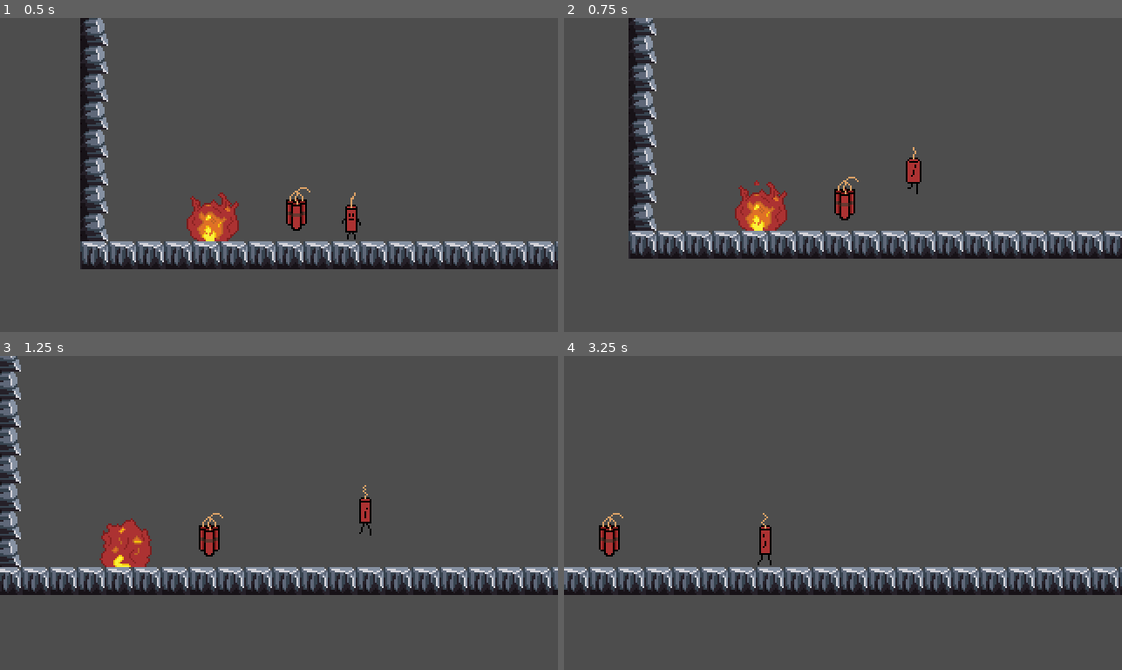
Above: before the commit, frames 1-4 (two rows, left to right).
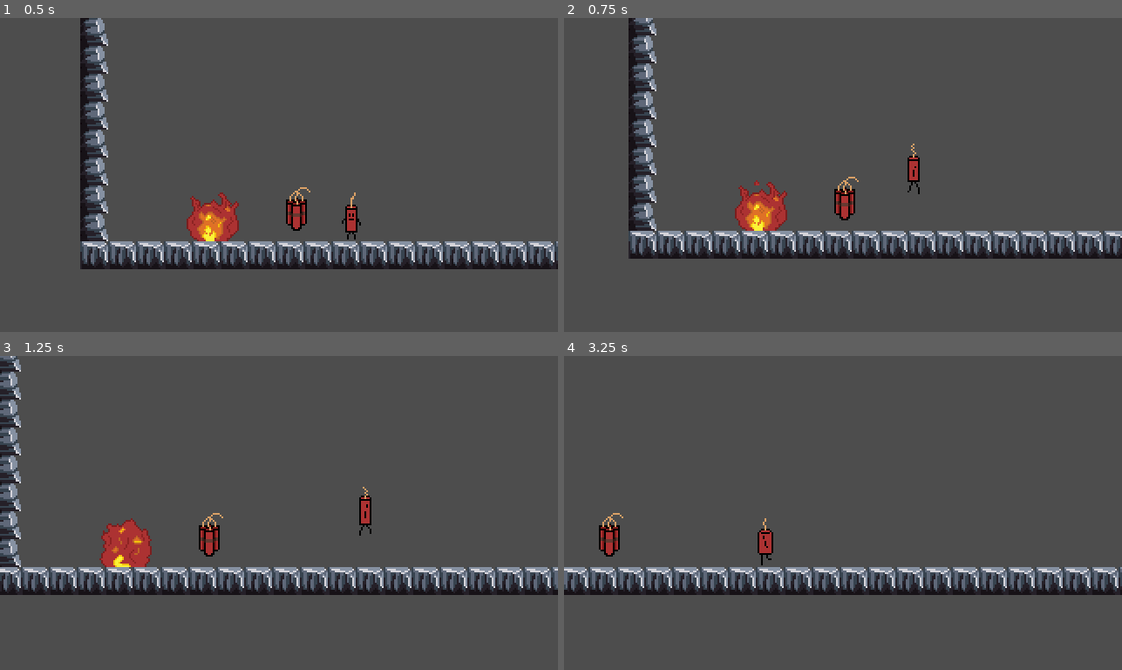
Above: after the commit, the same moments.

Repository: zoepfister/CWTD
Game: Godot game, scene res://scenes/Game.tscn
Same seed, same stepped clock (60 frames per second), same inputs: the game is played once before the commit and once after it. The project has no main scene, so this scene is started directly.
Inputs:
- Up to frame 1 (0.5 s): no input
- Up to frame 2 (0.75 s): hold D (move_right) from 0.53 s (still down); tap Space (jump) at 0.6 s
- Up to frame 3 (1.25 s): keep holding D (move_right); tap Space (jump) at 0.77, 1.07 s
- Up to frame 4 (3.25 s): tap Space (jump) at 1.35, 1.52, 1.82, 2.1, 2.85, 3.02 s; release D (move_right) at 2.03 s; hold A (move_left) from 2.03 s (still down)

Frame 1 is identical in both runs. In frame 2, 0.2% of the frame differs, in the area x 61-65%, y 40-57%; in frame 3, less than 0.1%; in frame 4, 0.2%.

Commit message:
adapt player and animation_component (player sprite)

Diff:
--- a/scenes/components/animation/animation_component.gd
+++ b/scenes/components/animation/animation_component.gd
@@ -14,7 +14,10 @@
 
 func handle_move_animation(move_direciton: float, animation_name: String) -> void :
 	_handle_horizontal_flip(move_direciton)
-	set_animation(animation_name)
+	play_animation(animation_name)
+
+func play_animation(animation_name:String) -> void:
+	sprite.play(animation_name)
 
 func set_animation(animation_name: String) -> void:
-	sprite.play(animation_name)
+	sprite.animation = animation_name
--- a/scenes/player/player.gd
+++ b/scenes/player/player.gd
@@ -14,7 +14,7 @@
 @export var input_component: InputComponent
 @export var movement_component: MovementComponent
 @export var jump_component: VariableHeightJumpComponent
-@export var animation_component: AnimationComponent
+@export var sprite_animation: PlayerSprite
 
 @onready var explode_timer: Timer = $ExplodeTimer
 @onready var explosion_area: Area2D = $ExplosionArea
@@ -30,8 +30,9 @@
 
 func _ready() -> void:
 	camera.make_current()
-	animation_component.set_animation("idle")
+	sprite_animation.play_animation("idle")
 	explosion_radius = (explosion_shape.shape as CircleShape2D).radius
+	sprite_animation.explosion_finished.connect(Callable(self, "_on_explosion_animation_finished"))
 
 func _physics_process(delta: float) -> void:
 	gravity_component.handle_gravity(self, delta)
@@ -55,7 +56,7 @@
 
 func _handle_moving_state():
 	movement_component.handle_horizontal_movement(self, input_component.input_horizontal, movement_speed)
-	animation_component.handle_move_animation(input_component.input_horizontal, "move")
+	sprite_animation.handle_move_animation(input_component.input_horizontal)
 	jump_component.handle_jump(self, input_component.get_jump_input(), input_component.get_jump_released(), jump_velocity)
 	if input_component.input_horizontal == 0 and is_on_floor():
 		set_state(States.IDLE)
@@ -66,7 +67,7 @@
 		velocity.x = 0
 	velocity.x = move_toward(velocity.x, direction * run_speed, run_velocity_change_rate)
 	jump_component.handle_jump(self, input_component.get_jump_input(), input_component.get_jump_released(), jump_velocity)
-	animation_component.handle_move_animation(direction, "run")
+	sprite_animation.handle_run_animation(direction)
 
 func set_state(new_state: States) -> void:
 	var old_state: States = state
@@ -77,9 +78,10 @@
 		direction = input_component.input_horizontal
 		if direction == 0:
 			direction = sign(velocity.x) if velocity.x != 0 else 1
+		sprite_animation.start_lit_timer()
 		explode_timer.start()
 	elif state == States.IDLE:
-		animation_component.set_animation("idle")
+		sprite_animation.set_idle_animation()
 
 #######################################
 #              Signals                #
@@ -89,8 +91,7 @@
 	set_state(States.DEAD)
 	velocity = Vector2(0.0,0.0)
 	gravity_component.disable_garvity()		# prevent camera to follow falling through holes
-	animation_component.set_animation("explode")
-	animation_component.sprite.animation_finished.connect(Callable(self, "_on_explosion_animation_finished"))
+	sprite_animation.handle_explode_animation()
 	exploded.emit(explosion_area, explosion_radius)
 
 func _on_explosion_animation_finished() -> void:
--- a/scenes/player/player.tscn
+++ b/scenes/player/player.tscn
@@ -1,237 +1,44 @@
-[gd_scene load_steps=42 format=3 uid="uid://cr4137xbkxflx"]
+[gd_scene load_steps=9 format=3 uid="uid://cr4137xbkxflx"]
 
 [ext_resource type="Script" path="res://scenes/player/player.gd" id="1_k081i"]
-[ext_resource type="Texture2D" uid="uid://dlmn5pye0keaw" path="res://assets/tinamy/idle/tynamite_v2_idle.png" id="2_fehn5"]
 [ext_resource type="PackedScene" uid="uid://rcvad2ldy5o1" path="res://scenes/components/gravity/gravity_component.tscn" id="2_jwooe"]
-[ext_resource type="Texture2D" uid="uid://dxxuorh28r05u" path="res://assets/tinamy/explosion/explosion1.png" id="2_q3iv2"]
-[ext_resource type="Texture2D" uid="uid://bx5covq83qntx" path="res://assets/tinamy/move/tynamite_v2.png" id="3_c4o70"]
-[ext_resource type="Texture2D" uid="uid://cq8lg5p8m52cq" path="res://assets/tinamy/explosion/explosion2.png" id="3_lwvno"]
 [ext_resource type="PackedScene" uid="uid://dcnqawbt1nish" path="res://scenes/components/input/input_component.tscn" id="3_r1isv"]
-[ext_resource type="Texture2D" uid="uid://c5ut5s36u8yt0" path="res://assets/tinamy/run/tynamite_v2_run.png" id="4_e73ly"]
 [ext_resource type="PackedScene" uid="uid://c1xdlmcoefm1d" path="res://scenes/components/move/movement_component.tscn" id="4_hovol"]
-[ext_resource type="Texture2D" uid="uid://c62tyue0tsts4" path="res://assets/tinamy/explosion/explosion3.png" id="4_op3fk"]
-[ext_resource type="Texture2D" uid="uid://j10xs2nodso1" path="res://assets/tinamy/explosion/explosion4.png" id="5_lk61l"]
-[ext_resource type="Texture2D" uid="uid://h8cm3tb8v0ws" path="res://assets/tinamy/explosion/explosion5.png" id="6_blepu"]
-[ext_resource type="PackedScene" uid="uid://tr8nhovbawby" path="res://scenes/components/animation/animation_component.tscn" id="6_w2df7"]
-[ext_resource type="Texture2D" uid="uid://do40vofl3tvej" path="res://assets/tinamy/explosion/explosion6.png" id="7_t70ds"]
+[ext_resource type="PackedScene" uid="uid://bjri0wta252am" path="res://scenes/player/player_sprite.tscn" id="7_qppi2"]
 [ext_resource type="PackedScene" uid="uid://cv24phuoha88f" path="res://scenes/components/advanced_jump/variable_height_jump_component.tscn" id="7_y8fql"]
-[ext_resource type="Texture2D" uid="uid://wd0akc5ty7ms" path="res://assets/tinamy/explosion/explosion7.png" id="8_mf5ng"]
-[ext_resource type="Texture2D" uid="uid://6mf2x8mfacr" path="res://assets/tinamy/explosion/explosion8.png" id="9_bokdo"]
-[ext_resource type="Texture2D" uid="uid://d0legggllbqhi" path="res://assets/tinamy/explosion/explosion9.png" id="10_hw1cg"]
-[ext_resource type="Texture2D" uid="uid://speyqwi5by03" path="res://assets/tinamy/explosion/explosion10.png" id="11_f4xhu"]
-[ext_resource type="Texture2D" uid="uid://cc6npkyg0mc6u" path="res://assets/tinamy/explosion/explosion11.png" id="12_27xqm"]
-[ext_resource type="Texture2D" uid="uid://bp7cdjyj1qskd" path="res://assets/tinamy/explosion/explosion12.png" id="13_70ypq"]
-[ext_resource type="Texture2D" uid="uid://bc4rjhkrgt31l" path="res://assets/tinamy/explosion/explosion13.png" id="14_6vyse"]
-
-[sub_resource type="AtlasTexture" id="AtlasTexture_74diq"]
-atlas = ExtResource("2_fehn5")
-region = Rect2(0, 0, 32, 32)
-
-[sub_resource type="AtlasTexture" id="AtlasTexture_qaw2p"]
-atlas = ExtResource("2_fehn5")
-region = Rect2(32, 0, 32, 32)
-
-[sub_resource type="AtlasTexture" id="AtlasTexture_oalrc"]
-atlas = ExtResource("2_fehn5")
-region = Rect2(64, 0, 32, 32)
-
-[sub_resource type="AtlasTexture" id="AtlasTexture_c218p"]
-atlas = ExtResource("2_fehn5")
-region = Rect2(96, 0, 32, 32)
-
-[sub_resource type="AtlasTexture" id="AtlasTexture_232da"]
-atlas = ExtResource("3_c4o70")
-region = Rect2(0, 32, 32, 32)
-
-[sub_resource type="AtlasTexture" id="AtlasTexture_nyydk"]
-atlas = ExtResource("3_c4o70")
-region = Rect2(32, 32, 32, 32)
-
-[sub_resource type="AtlasTexture" id="AtlasTexture_pimim"]
-atlas = ExtResource("3_c4o70")
-region = Rect2(64, 32, 32, 32)
-
-[sub_resource type="AtlasTexture" id="AtlasTexture_ieksv"]
-atlas = ExtResource("3_c4o70")
-region = Rect2(96, 32, 32, 32)
-
-[sub_resource type="AtlasTexture" id="AtlasTexture_ekx7w"]
-atlas = ExtResource("3_c4o70")
-region = Rect2(128, 32, 32, 32)
-
-[sub_resource type="AtlasTexture" id="AtlasTexture_vb8m6"]
-atlas = ExtResource("3_c4o70")
-region = Rect2(160, 32, 32, 32)
-
-[sub_resource type="AtlasTexture" id="AtlasTexture_3hkos"]
-atlas = ExtResource("3_c4o70")
-region = Rect2(192, 32, 32, 32)
-
-[sub_resource type="AtlasTexture" id="AtlasTexture_a00fy"]
-atlas = ExtResource("3_c4o70")
-region = Rect2(224, 32, 32, 32)
-
-[sub_resource type="AtlasTexture" id="AtlasTexture_xp846"]
-atlas = ExtResource("4_e73ly")
-region = Rect2(0, 64, 32, 32)
-
-[sub_resource type="AtlasTexture" id="AtlasTexture_5jw7y"]
-atlas = ExtResource("4_e73ly")
-region = Rect2(32, 64, 32, 32)
-
-[sub_resource type="AtlasTexture" id="AtlasTexture_knu8i"]
-atlas = ExtResource("4_e73ly")
-region = Rect2(64, 64, 32, 32)
-
-[sub_resource type="AtlasTexture" id="AtlasTexture_imi6b"]
-atlas = ExtResource("4_e73ly")
-region = Rect2(96, 64, 32, 32)
-
-[sub_resource type="SpriteFrames" id="SpriteFrames_5xjla"]
-animations = [{
-"frames": [{
-"duration": 2.0,
-"texture": ExtResource("2_q3iv2")
-}, {
-"duration": 1.5,
-"texture": ExtResource("3_lwvno")
-}, {
-"duration": 1.3,
-"texture": ExtResource("4_op3fk")
-}, {
-"duration": 1.0,
-"texture": ExtResource("5_lk61l")
-}, {
-"duration": 1.0,
-"texture": ExtResource("6_blepu")
-}, {
-"duration": 1.0,
-"texture": ExtResource("7_t70ds")
-}, {
-"duration": 1.0,
-"texture": ExtResource("8_mf5ng")
-}, {
-"duration": 1.0,
-"texture": ExtResource("9_bokdo")
-}, {
-"duration": 1.3,
-"texture": ExtResource("10_hw1cg")
-}, {
-"duration": 1.5,
-"texture": ExtResource("11_f4xhu")
-}, {
-"duration": 1.5,
-"texture": ExtResource("12_27xqm")
-}, {
-"duration": 1.5,
-"texture": ExtResource("13_70ypq")
-}, {
-"duration": 2.0,
-"texture": ExtResource("14_6vyse")
-}],
-"loop": false,
-"name": &"explode",
-"speed": 15.0
-}, {
-"frames": [{
-"duration": 1.0,
-"texture": SubResource("AtlasTexture_74diq")
-}, {
-"duration": 1.0,
-"texture": SubResource("AtlasTexture_qaw2p")
-}, {
-"duration": 1.0,
-"texture": SubResource("AtlasTexture_oalrc")
-}, {
-"duration": 1.0,
-"texture": SubResource("AtlasTexture_c218p")
-}],
-"loop": true,
-"name": &"idle",
-"speed": 10.0
-}, {
-"frames": [{
-"duration": 1.0,
-"texture": SubResource("AtlasTexture_232da")
-}, {
-"duration": 1.0,
-"texture": SubResource("AtlasTexture_nyydk")
-}, {
-"duration": 1.0,
-"texture": SubResource("AtlasTexture_pimim")
-}, {
-"duration": 1.0,
-"texture": SubResource("AtlasTexture_ieksv")
-}, {
-"duration": 1.0,
-"texture": SubResource("AtlasTexture_ekx7w")
-}, {
-"duration": 1.0,
-"texture": SubResource("AtlasTexture_vb8m6")
-}, {
-"duration": 1.0,
-"texture": SubResource("AtlasTexture_3hkos")
-}, {
-"duration": 1.0,
-"texture": SubResource("AtlasTexture_a00fy")
-}],
-"loop": true,
-"name": &"move",
-"speed": 15.0
-}, {
-"frames": [{
-"duration": 1.0,
-"texture": SubResource("AtlasTexture_xp846")
-}, {
-"duration": 1.0,
-"texture": SubResource("AtlasTexture_5jw7y")
-}, {
-"duration": 1.0,
-"texture": SubResource("AtlasTexture_knu8i")
-}, {
-"duration": 1.0,
-"texture": SubResource("AtlasTexture_imi6b")
-}],
-"loop": true,
-"name": &"run",
-"speed": 15.0
-}]
 
 [sub_resource type="CapsuleShape2D" id="CapsuleShape2D_yrkk1"]
 radius = 4.0
 height = 25.0
 
 [sub_resource type="CircleShape2D" id="CircleShape2D_tf44m"]
-radius = 13.0384
+radius = 13.5
 
-[node name="Player" type="CharacterBody2D" node_paths=PackedStringArray("camera", "gravity_component", "input_component", "movement_component", "jump_component", "animation_component") groups=["player"]]
+[node name="Player" type="CharacterBody2D" node_paths=PackedStringArray("camera", "gravity_component", "input_component", "movement_component", "jump_component", "sprite_animation") groups=["player"]]
 collision_mask = 14
 script = ExtResource("1_k081i")
 camera = NodePath("PlayerCamera")
-gravity_component = NodePath("GravityComponent")
-input_component = NodePath("InputComponent")
-movement_component = NodePath("MovementComponent")
-jump_component = NodePath("VariableHeightJumpComponent")
-animation_component = NodePath("AnimationComponent")
+gravity_component = NodePath("Components/GravityComponent")
+input_component = NodePath("Components/InputComponent")
+movement_component = NodePath("Components/MovementComponent")
+jump_component = NodePath("Components/VariableHeightJumpComponent")
+sprite_animation = NodePath("PlayerSprite")
 
-[node name="AnimatedSprite2D" type="AnimatedSprite2D" parent="."]
+[node name="Components" type="Node" parent="."]
+
+[node name="GravityComponent" parent="Components" instance=ExtResource("2_jwooe")]
+
+[node name="InputComponent" parent="Components" instance=ExtResource("3_r1isv")]
+
+[node name="MovementComponent" parent="Components" instance=ExtResource("4_hovol")]
+
+[node name="VariableHeightJumpComponent" parent="Components" instance=ExtResource("7_y8fql")]
+
+[node name="PlayerSprite" parent="." instance=ExtResource("7_qppi2")]
 position = Vector2(1, -4)
-sprite_frames = SubResource("SpriteFrames_5xjla")
-animation = &"idle"
 
 [node name="CollisionShape2D" type="CollisionShape2D" parent="."]
 shape = SubResource("CapsuleShape2D_yrkk1")
-
-[node name="GravityComponent" parent="." instance=ExtResource("2_jwooe")]
-
-[node name="InputComponent" parent="." instance=ExtResource("3_r1isv")]
-
-[node name="MovementComponent" parent="." instance=ExtResource("4_hovol")]
-
-[node name="AnimationComponent" parent="." node_paths=PackedStringArray("sprite") instance=ExtResource("6_w2df7")]
-sprite = NodePath("../AnimatedSprite2D")
-
-[node name="VariableHeightJumpComponent" parent="." instance=ExtResource("7_y8fql")]
 
 [node name="PlayerCamera" type="Camera2D" parent="."]
 position_smoothing_enabled = true
@@ -241,7 +48,7 @@
 drag_vertical_offset = -0.6
 
 [node name="ExplodeTimer" type="Timer" parent="."]
-wait_time = 3.0
+wait_time = 5.0
 one_shot = true
 
 [node name="ExplosionArea" type="Area2D" parent="."]
